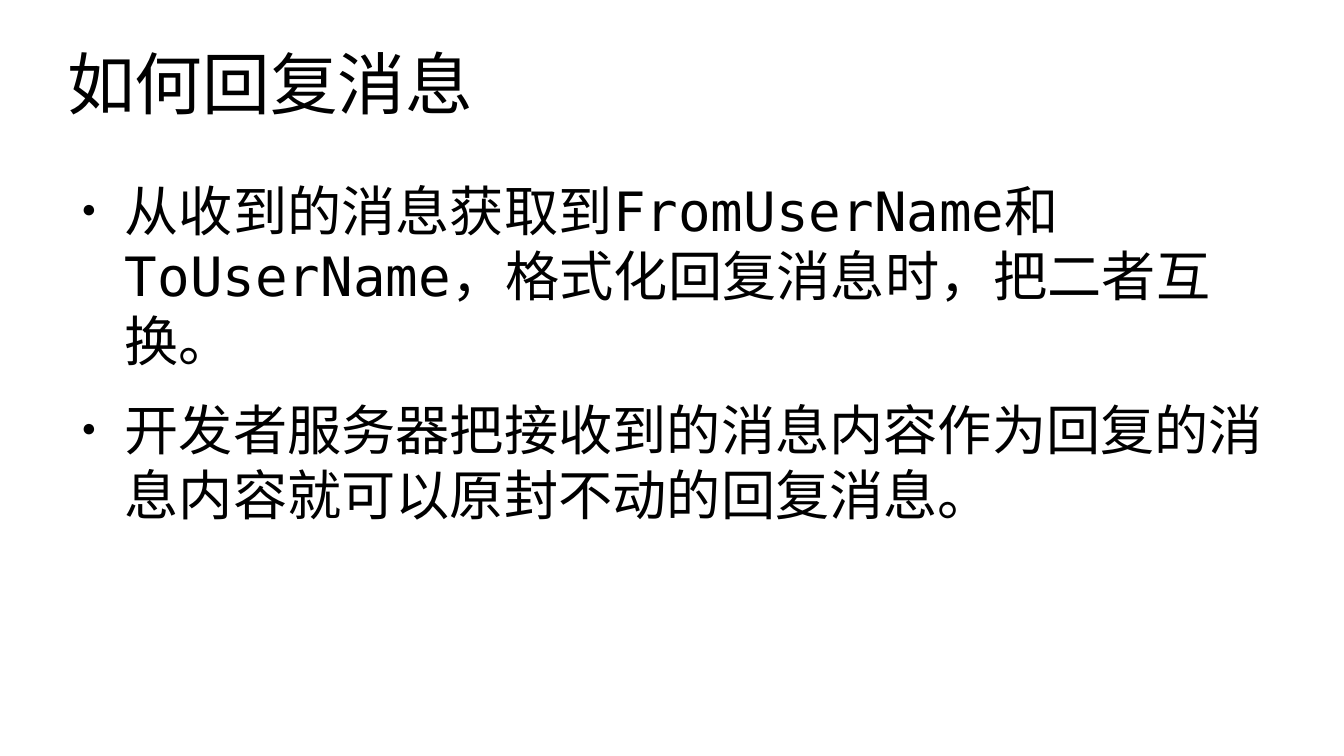
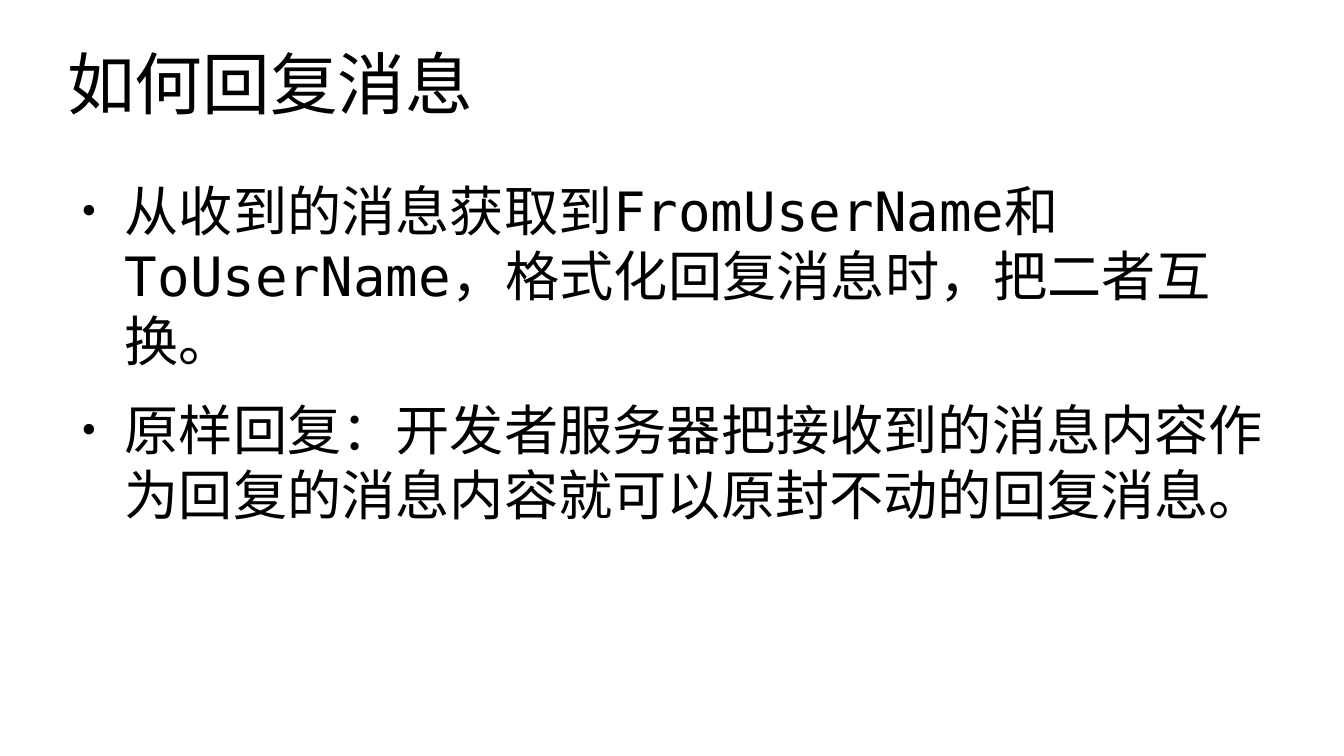
Before and after one commit to edu2act/course-wechat-and-miniprogram, a slide deck: slide 7 of ch02/简单消息处理.odp. Drawn at 1344x756 pixels with LibreOffice and Linux fonts; fonts in the diff are those of the drawing. Boxes give left, top, right and bottom in pixels: in the first picture for what was removed or moved away, otherwise in the second. Text is boxed around its words. In the diff, an @@ line names an element or a change of style, - is before the commit and + after.

```diff
--- a/ch02/简单消息处理.odp
+++ b/ch02/简单消息处理.odp
@@ text at box(125, 404, 1263, 520): text changed @@
-● 开发者服务器把接收到的消息内容作为回复的消息内容就可以原封不动的回复消息。
+● 原样回复：开发者服务器把接收到的消息内容作为回复的消息内容就可以原封不动的回复消息。
```
Also in this commit, not shown: 2 other slides changed, 5 other files.
